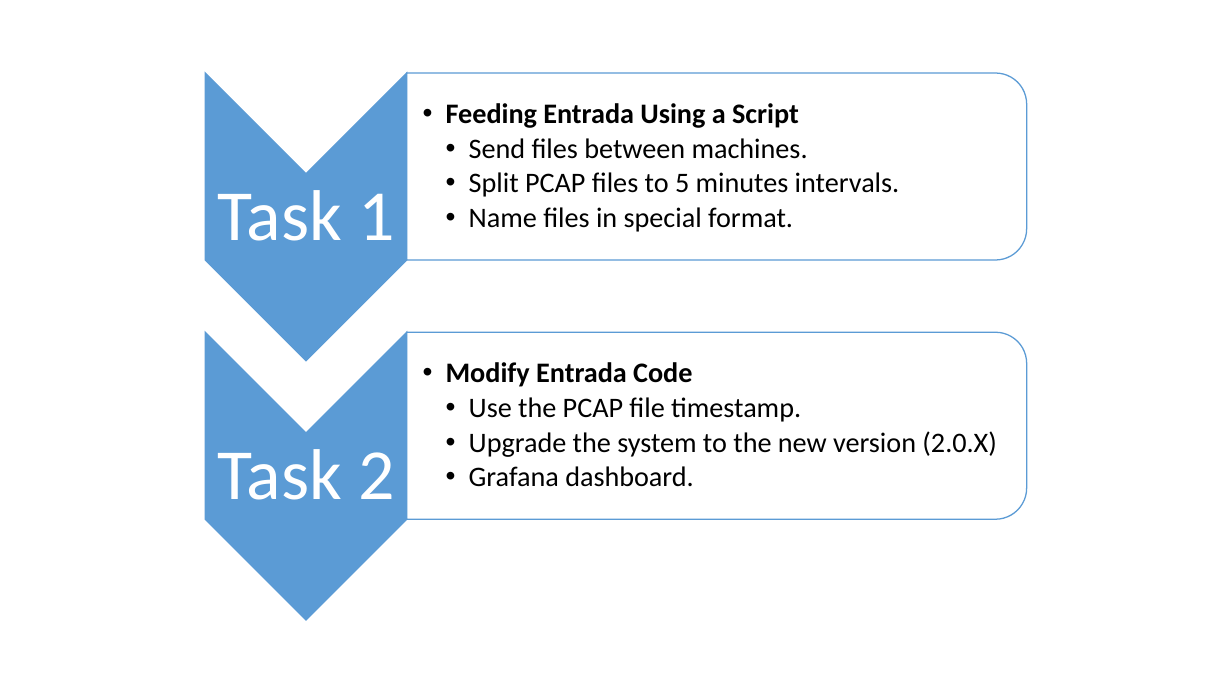
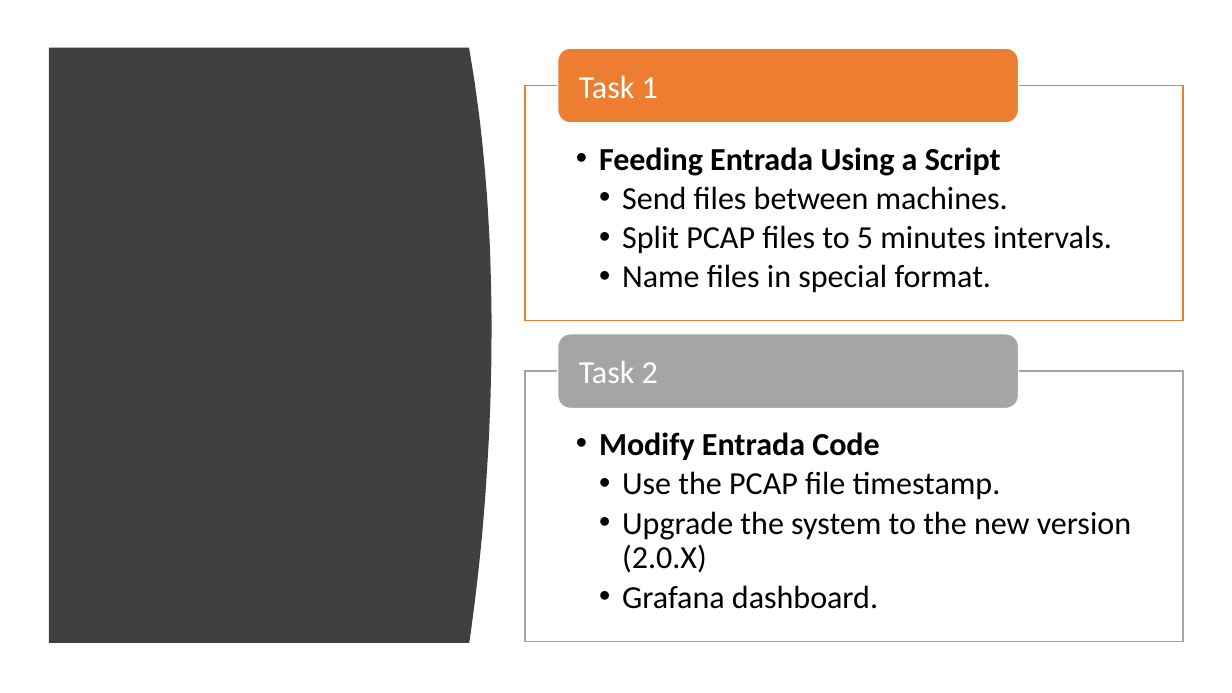
Before and after one commit to Aliii98/osoc19, a slide deck: slide 3 of OSOC-Final.pptx (slide 2 before the commit). Drawn at 1232x693 pixels with LibreOffice and Linux fonts; fonts in the diff are those of the drawing. Boxes give left, top, right and bottom in pixels: in the first picture for what was removed or moved away, otherwise in the second. Text is boxed around its words. In the diff, an @@ line names an element or a change of style, - is before the commit and + after.

```diff
--- a/OSOC-Final.pptx
+++ b/OSOC-Final.pptx
@@ freeform shape added at bbox=[49, 48, 492, 643], fill #404040 @@
@@ text "Task 1": place and size @@
-text "Task 1" at bbox=[217, 190, 394, 241]
+text "Task 1" at bbox=[579, 75, 658, 99]
@@ text "Task 1" at bbox=[579, 75, 658, 99]: size 56 to 25 pt; alignment centre to left; line spacing 0.9 to 1; less space between paragraphs @@
@@ text "Feeding Entrada Using a Script": place and size @@
-text "Feeding Entrada Using a Script" at bbox=[446, 103, 900, 232]
+text "Feeding Entrada Using a Script" at bbox=[599, 147, 1112, 293]
@@ text "Feeding Entrada Using a Script" at bbox=[599, 147, 1112, 293]: size 22 to 25 pt; line spacing 0.9 to 1; vertical alignment middle to top @@
@@ group removed at bbox=[206, 73, 1026, 620]: 2 chevrons, 2 round same rects @@
@@ group added at bbox=[525, 48, 1183, 642]: 2 rectangles, 2 rounded rectangles @@
@@ text "Task 2" at bbox=[579, 361, 658, 383]: size 56 to 25 pt; alignment centre to left; line spacing 0.9 to 1; less space between paragraphs @@
@@ text "Task 2": place and size @@
-text "Task 2" at bbox=[217, 449, 394, 500]
+text "Task 2" at bbox=[579, 361, 658, 383]
@@ text "Modify Entrada Code" at bbox=[599, 432, 1131, 609]: size 22 to 25 pt; line spacing 0.9 to 1; vertical alignment middle to top @@
@@ text "Modify Entrada Code": place and size @@
-text "Modify Entrada Code" at bbox=[446, 362, 996, 487]
+text "Modify Entrada Code" at bbox=[599, 432, 1131, 609]
```
Also in this commit, not shown: 18 other slides changed, 2 slides added.
